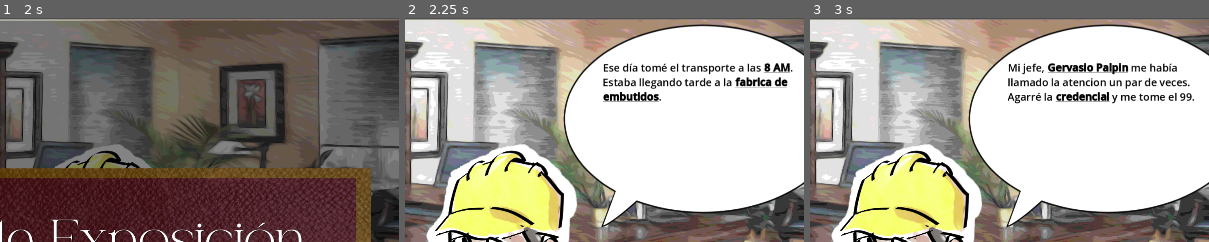
Above: before the commit, frames 1-3 (left to right).
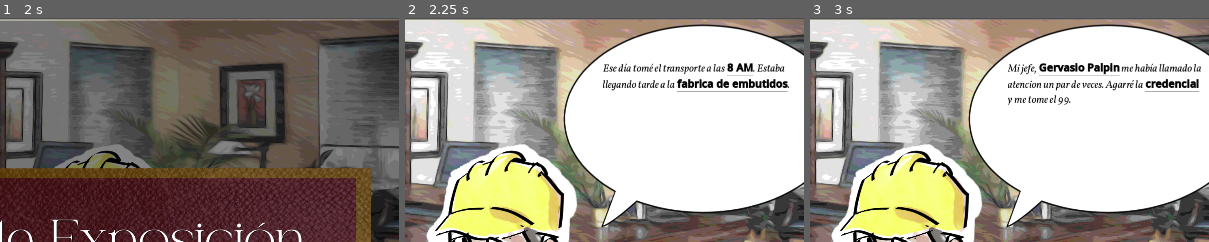
Above: after the commit, the same moments.

Repository: lena-agrimensora/maria-tapias
Game: Godot game, scene res://scenes/exposition_phase.tscn
The game is run twice, just before and just after one commit, with the same random seed, the same clock (stepped at 60 frames per second) and the same inputs.
Inputs (mouse positions are % of the whole screen's width and height, from its top left):
- Up to frame 1 (2 s): click (6, 93) at 0.5 s; click (6, 93) at 1.25 s
- Up to frame 2 (2.25 s): click (6, 93) at 2 s
- Up to frame 3 (3 s): click "Dialogo Siguiente" at 2.75 s
The pictures show only the part of the screen within x 40-89%, y 0-50%; the shares and areas given below are measured in that part.

Frame 1 is identical in both runs. In frame 2, 3.3% of the frame differs, in the area x 49-98%, y 20-38%; in frame 3, 4.0%, in the area x 49-98%, y 20-39%.

Commit message:
Interrogation Phase Update - Evidence can be gathered
Algunos dialogos van a instanciar una evidencia
la evidencia se pude clickear y agregar al cuaderno de notas

Diff:
--- /dev/null
+++ b/assets/fonts/vollkorn.tres
@@ -0,0 +1,3 @@
+[gd_resource type="FontVariation" format=3 uid="uid://sntqd5tbqqkw"]
+
+[resource]
--- a/dialogues/all_evidences.json
+++ b/dialogues/all_evidences.json
@@ -2,8 +2,8 @@
 	"evidences": [
 		{
 			"id": "ev_pepe_1",
-			"title": "Mensaje de texto",
-			"description": "'...Estoy en la fabrica'"
+			"title": "Selfie en la fabrica",
+			"description": "Una foto de pepe en la puerta de la fabrica, se ve claramente la herida en la cabeza"
 		},
 	]
 }
--- a/dialogues/all_npc_answers.json
+++ b/dialogues/all_npc_answers.json
@@ -6,20 +6,18 @@
 				{
 					"id": "ans_pepe_1",
 					"question_id": "q_pepe_1",
-					"display_text": "Estaba laburando como corresponde",
+					"display_text": "Estaba laburando como corresponde. De hecho mirá aca en el Whatsapp tengo una [b]selfie que le mande a mi señora en el trabajo justo a esa hora[/b]",
 					"evidence": "ev_pepe_1"
 				},
 				{
 					"id": "ans_pepe_2",
 					"question_id": "q_pepe_2",
 					"display_text": "Bien, relativamente tranquilas. La mitad de la planta estaba en el comedor festejando el cumpleaños de Pablito el chico nuevo.",
-					"evidence": "ev_pepe_1"
 				},
 				{
 					"id": "ans_pepe_3",
 					"question_id": "q_pepe_3",
 					"display_text": "Si, ni bien llegue cruzamos miradas en la cocina. Vio que tenia la cabeza lastimada y se dio vuelta enseguida",
-					"evidence": "ev_pepe_1"
 				}
 			]
 		}
--- a/scenes/caja_preguntas.tscn
+++ b/scenes/caja_preguntas.tscn
@@ -1,7 +1,8 @@
-[gd_scene load_steps=3 format=3 uid="uid://dhi3x5isq68nh"]
+[gd_scene load_steps=4 format=3 uid="uid://dhi3x5isq68nh"]
 
 [ext_resource type="Texture2D" uid="uid://bshy30qjng8uk" path="res://assets/caja_preguntas.png" id="1_xkx0n"]
 [ext_resource type="Script" uid="uid://ck38lortm47n6" path="res://scripts/question_button.gd" id="2_liubj"]
+[ext_resource type="FontFile" uid="uid://bvsy53ipblttb" path="res://assets/fonts/Vollkorn-Italic-VariableFont_wght.ttf" id="2_ynj23"]
 
 [node name="CajaPreguntas" type="TextureRect"]
 anchors_preset = -1
@@ -27,6 +28,8 @@
 offset_top = -0.019859314
 offset_right = 0.39715576
 offset_bottom = 0.056793213
+theme_override_fonts/font = ExtResource("2_ynj23")
+theme_override_font_sizes/font_size = 30
 text = "TEST"
 script = ExtResource("2_liubj")
 
@@ -41,6 +44,8 @@
 offset_top = 118.497734
 offset_right = 0.39715576
 offset_bottom = 118.57439
+theme_override_fonts/font = ExtResource("2_ynj23")
+theme_override_font_sizes/font_size = 30
 script = ExtResource("2_liubj")
 
 [node name="Button3" type="Button" parent="."]
@@ -54,6 +59,8 @@
 offset_top = 241.8201
 offset_right = 0.39715576
 offset_bottom = 241.89674
+theme_override_fonts/font = ExtResource("2_ynj23")
+theme_override_font_sizes/font_size = 30
 script = ExtResource("2_liubj")
 
 [connection signal="pressed" from="Button" to="Button" method="_on_pressed"]
--- a/scenes/evidence_item.tscn
+++ /dev/null
@@ -1,51 +0,0 @@
-[gd_scene load_steps=4 format=3 uid="uid://glhu4drbppya"]
-
-[ext_resource type="Script" uid="uid://dxjyv5ijtaa65" path="res://scripts/evidence_item.gd" id="1_2744i"]
-[ext_resource type="Texture2D" uid="uid://qc61hu16gbbr" path="res://assets/wsp.png" id="1_nvicl"]
-
-[sub_resource type="StyleBoxFlat" id="StyleBoxFlat_2744i"]
-bg_color = Color(0.22031513, 0.54034936, 0.5637872, 1)
-
-[node name="EvidenceItem" type="Button"]
-anchors_preset = -1
-anchor_left = 0.22000001
-anchor_top = 0.13000001
-anchor_right = 0.81000006
-anchor_bottom = 0.344
-offset_left = 0.5599823
-offset_top = -0.2400055
-offset_right = -0.12005615
-offset_bottom = 0.08799744
-grow_horizontal = 2
-grow_vertical = 2
-theme_override_styles/normal = SubResource("StyleBoxFlat_2744i")
-script = ExtResource("1_2744i")
-
-[node name="HBoxContainer" type="HBoxContainer" parent="."]
-layout_mode = 1
-anchors_preset = -1
-anchor_right = 0.99700004
-anchor_bottom = 1.029
-offset_top = -0.99999994
-offset_right = 1407.037
-offset_bottom = 555.9669
-scale = Vector2(0.20000058, 0.20000058)
-
-[node name="TextureRect" type="TextureRect" parent="HBoxContainer"]
-layout_mode = 2
-texture = ExtResource("1_nvicl")
-
-[node name="VBoxContainer" type="VBoxContainer" parent="HBoxContainer"]
-layout_mode = 2
-
-[node name="Title" type="Label" parent="HBoxContainer/VBoxContainer"]
-layout_mode = 2
-theme_override_font_sizes/font_size = 90
-text = "Conversación con Juan - Whatsapp"
-
-[node name="Description" type="Label" parent="HBoxContainer/VBoxContainer"]
-custom_minimum_size = Vector2(1, 1)
-layout_mode = 2
-theme_override_font_sizes/font_size = 80
-text = "\"... cuando salgas del trabajo veni rapido para casa...\""
-autowrap_mode = 3
--- /dev/null
+++ b/scenes/evidence_item_new.tscn
@@ -0,0 +1,60 @@
+[gd_scene load_steps=5 format=3 uid="uid://dddd6l4nc1yoy"]
+
+[ext_resource type="Script" uid="uid://dxjyv5ijtaa65" path="res://scripts/evidence_item.gd" id="1_gx4qs"]
+[ext_resource type="FontFile" uid="uid://bvsy53ipblttb" path="res://assets/fonts/Vollkorn-Italic-VariableFont_wght.ttf" id="3_2o12c"]
+[ext_resource type="Texture2D" uid="uid://y8shsl4h0kot" path="res://assets/evidence_background.png" id="3_e3gbj"]
+[ext_resource type="FontFile" uid="uid://dtw4osofjq11p" path="res://assets/fonts/Vollkorn-VariableFont_wght.ttf" id="4_2o12c"]
+
+[node name="EvidenceItem" type="Button"]
+anchors_preset = -1
+anchor_left = 0.20400001
+anchor_top = 0.027
+anchor_right = 0.572
+anchor_bottom = 0.238
+offset_left = -0.6800232
+offset_top = -0.15999985
+offset_right = 10.76001
+offset_bottom = -0.2000122
+grow_horizontal = 2
+grow_vertical = 2
+script = ExtResource("1_gx4qs")
+
+[node name="HBoxContainer" type="HBoxContainer" parent="."]
+layout_mode = 1
+anchors_preset = -1
+anchor_right = 0.99700004
+anchor_bottom = 1.029
+offset_top = -1.0
+offset_right = 1407.037
+offset_bottom = 555.9669
+scale = Vector2(0.20000058, 0.20000058)
+
+[node name="EvidenceBackground" type="Sprite2D" parent="HBoxContainer"]
+position = Vector2(1785.0947, 579.19836)
+scale = Vector2(5.966316, 5.6499825)
+texture = ExtResource("3_e3gbj")
+
+[node name="VBoxContainer" type="VBoxContainer" parent="HBoxContainer"]
+layout_mode = 2
+
+[node name="Evidencia Label" type="Label" parent="HBoxContainer/VBoxContainer"]
+layout_mode = 2
+theme_override_colors/font_color = Color(0.7080307, 0.4402033, 0.3784375, 1)
+theme_override_fonts/font = ExtResource("3_2o12c")
+theme_override_font_sizes/font_size = 150
+text = "NUEVA EVIDENCIA DESCUBIERTA!"
+horizontal_alignment = 1
+vertical_alignment = 1
+
+[node name="Title" type="Label" parent="HBoxContainer/VBoxContainer"]
+layout_mode = 2
+theme_override_fonts/font = ExtResource("3_2o12c")
+theme_override_font_sizes/font_size = 90
+text = "Conversación con Juan - Whatsapp"
+
+[node name="Description" type="Label" parent="HBoxContainer/VBoxContainer"]
+custom_minimum_size = Vector2(1, 1)
+layout_mode = 2
+theme_override_fonts/font = ExtResource("4_2o12c")
+theme_override_font_sizes/font_size = 80
+text = "\"... cuando salgas del trabajo veni rapido para casa...\""
--- a/scenes/globo-dialogo.tscn
+++ b/scenes/globo-dialogo.tscn
@@ -1,7 +1,8 @@
-[gd_scene load_steps=3 format=3 uid="uid://chdpute8p7qf3"]
+[gd_scene load_steps=4 format=3 uid="uid://chdpute8p7qf3"]
 
 [ext_resource type="Script" uid="uid://dcadjt6gptw86" path="res://scripts/npc_dialogue_bubble.gd" id="1_7sxj0"]
 [ext_resource type="Texture2D" uid="uid://bo63x2aihfhwj" path="res://assets/globo_dialogo.png" id="2_7sxj0"]
+[ext_resource type="FontFile" uid="uid://bvsy53ipblttb" path="res://assets/fonts/Vollkorn-Italic-VariableFont_wght.ttf" id="3_3sr3s"]
 
 [node name="CanvasLayer" type="CanvasLayer"]
 script = ExtResource("1_7sxj0")
@@ -34,5 +35,6 @@
 [node name="RichTextLabel" type="RichTextLabel" parent="MarginContainer"]
 layout_mode = 2
 theme_override_colors/default_color = Color(0, 0, 0, 1)
+theme_override_fonts/normal_font = ExtResource("3_3sr3s")
 theme_override_font_sizes/normal_font_size = 25
 text = "test :3"
--- a/scripts/dialogue_manager.gd
+++ b/scripts/dialogue_manager.gd
@@ -37,6 +37,7 @@
 				hint = hint_ref
 				var placeholder = "[url=" + ref + "]" + hint["display_value"] + "[/url]"
 				text = text.replace("[url=" + ref + "]" + ref + "[/url]", placeholder)
+				text = text.replace("[font=res://assets/fonts/vollkorn.tres]" + text + "[/font]",text)
 				text = "[font_size=25]" + text + "[/font_size]"
 				rich_text_label.bbcode_text = text
 
--- a/scripts/evidence_item.gd
+++ b/scripts/evidence_item.gd
@@ -1,19 +1,19 @@
 extends Button
 class_name EvidenceItem
 
-@onready var evidence_icon: TextureRect = $HBoxContainer/TextureRect
+#@onready var evidence_icon: TextureRect = $HBoxContainer/TextureRect
 @onready var title_label: Label = $HBoxContainer/VBoxContainer/Title
 @onready var desc_label: Label = $HBoxContainer/VBoxContainer/Description
-@onready var notes_panel = %NotesPanel
+var notes_panel
 
 func _ready() -> void:
 	pressed.connect(_on_evidence_button_pressed)
 	self.mouse_entered.connect(_on_button_hovered)
 	self.mouse_exited.connect(_on_button_exited)
+	notes_panel = get_node("/root/NotesPanel")
 	pass
 
-func setup(icon_tex: Texture2D, title: String, description: String):
-	evidence_icon.texture = icon_tex
+func setup(title: String, description: String):
 	title_label.text = title
 	desc_label.text = description
 	pass
--- a/scripts/npc_answer.gd
+++ b/scripts/npc_answer.gd
@@ -1,13 +1,16 @@
 extends CanvasLayer
 class_name NPCAnswer
 
-var hint_references: Array = []
+var evidences: Array = []
 var npc_answers: Array = []
 
 @onready var rich_text_label: RichTextLabel = $MarginContainer/RichTextLabel
 
+@onready var evidence_item = preload("res://scenes/evidence_item_new.tscn")
+
 func _ready() -> void:
 	npc_answers = Dialogue_Loader.all_npc_answers
+	evidences = Dialogue_Loader.all_evidences
 	pass
 
 func render_npc_answer(q_id: String, character_name: String) -> void:
@@ -20,8 +23,15 @@
 	var found = false
 	for answer in answers_for_character:
 		if answer["question_id"] == q_id:
-			rich_text_label.text = answer["display_text"]
+			var text_to_display = answer["display_text"]
+			text_to_display = "[font_size=25]" + text_to_display + "[/font_size]"
+			rich_text_label.bbcode_enabled = true
+			rich_text_label.bbcode_text = text_to_display
 			found = true
+			if answer.has("evidence"):
+				await get_tree().create_timer(1.0).timeout
+				instantiate_evidence_item(answer.evidence)
+				pass
 			break
 
 	if not found:
@@ -30,3 +40,15 @@
 	await get_tree().create_timer(5.0).timeout
 	print("Hora de eliminar")
 	self.queue_free()
+
+func instantiate_evidence_item(evidence_id: String) -> void:
+	print("Deberia instanciar una evidencia con: ", evidence_id)
+	for evidence in evidences:
+		if evidence.id == evidence_id:
+			var evidence_instance = evidence_item.instantiate()
+			var evidence_title = evidence.title
+			var evidence_description = evidence.description
+			add_child(evidence_instance)
+			evidence_instance.setup(evidence_title,evidence_description)
+			break
+	pass
--- a/scripts/qa_manager.gd
+++ b/scripts/qa_manager.gd
@@ -12,8 +12,6 @@
 @onready var npc_answer_bubble = preload("res://scenes/npc_answer.tscn")
 
 var question_box_instance
-
-
 
 func _ready() -> void:
 	await get_tree().create_timer(2.0).timeout
Binary file added: assets/evidence_background.png
Not shown, added: assets/evidence_background.png.import
Binary file added: assets/fonts/Rattless.ttf
Not shown, added: assets/fonts/Rattless.ttf.import
Binary file added: assets/fonts/Vollkorn-Italic-VariableFont_wght.ttf
Not shown, added: assets/fonts/Vollkorn-Italic-VariableFont_wght.ttf.import
Binary file added: assets/fonts/Vollkorn-VariableFont_wght.ttf
Not shown, added: assets/fonts/Vollkorn-VariableFont_wght.ttf.import
